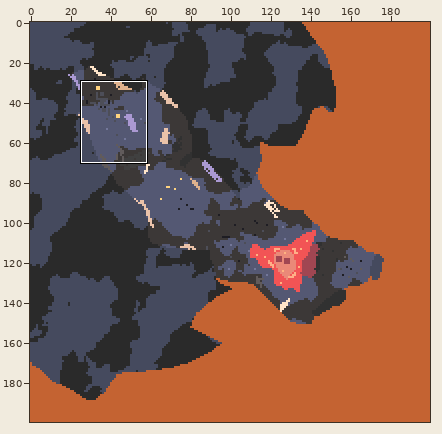
One commit to this sprite sheet: maps/sector-a-5-the-edge_v2.png. The picture above shows the old version from afar; the outline marks the close-up.
Close-up. Earlier state:
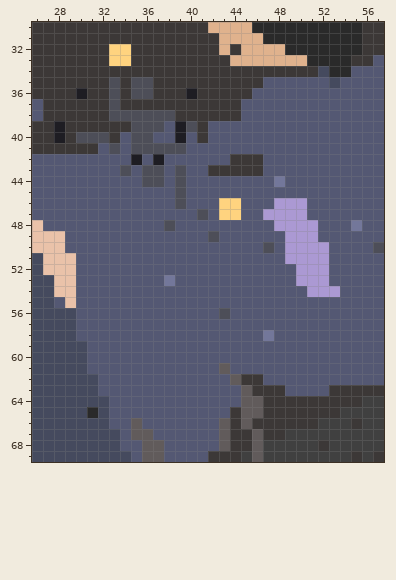
The file is 200x200 pixels. Colours within 5 levels of each other are drawn and written as one. Shown: x 26..57, y 30..69.
New version:
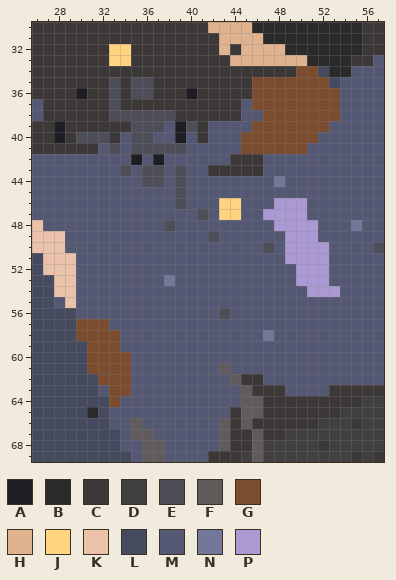
Palette (. is transparent): A #1e1d23  B #2a2a2a  C #3c3837  D #404040  E #4d4e58  F #615b5b  G #7b4c2d  H #e0b28d  J #ffd37f  K #eac2a9  L #454a5e  M #545873  N #73779a  P #ab99d3
Change:
The edit turns colour C into colour G in row 34 at x 50 to 51; in row 35 at x 46.
The edit turns colour M into colour G in row 35 at x 47 to 52; in rows 36 to 37 at x 46 to 53; in row 38 at x 47 to 53; in row 39 at x 46 to 52; in row 40 at x 45 to 51; in row 41 at x 45 to 50.
The edit turns colour M into colour G in row 57 at x 30 to 32; in row 58 at x 30 to 33; in row 59 at x 31 to 33; in rows 60 to 61 at x 31 to 34; in row 62 at x 32 to 34; in row 63 at x 33 to 34.
The edit turns colour M into colour G in row 64 at x 33.
